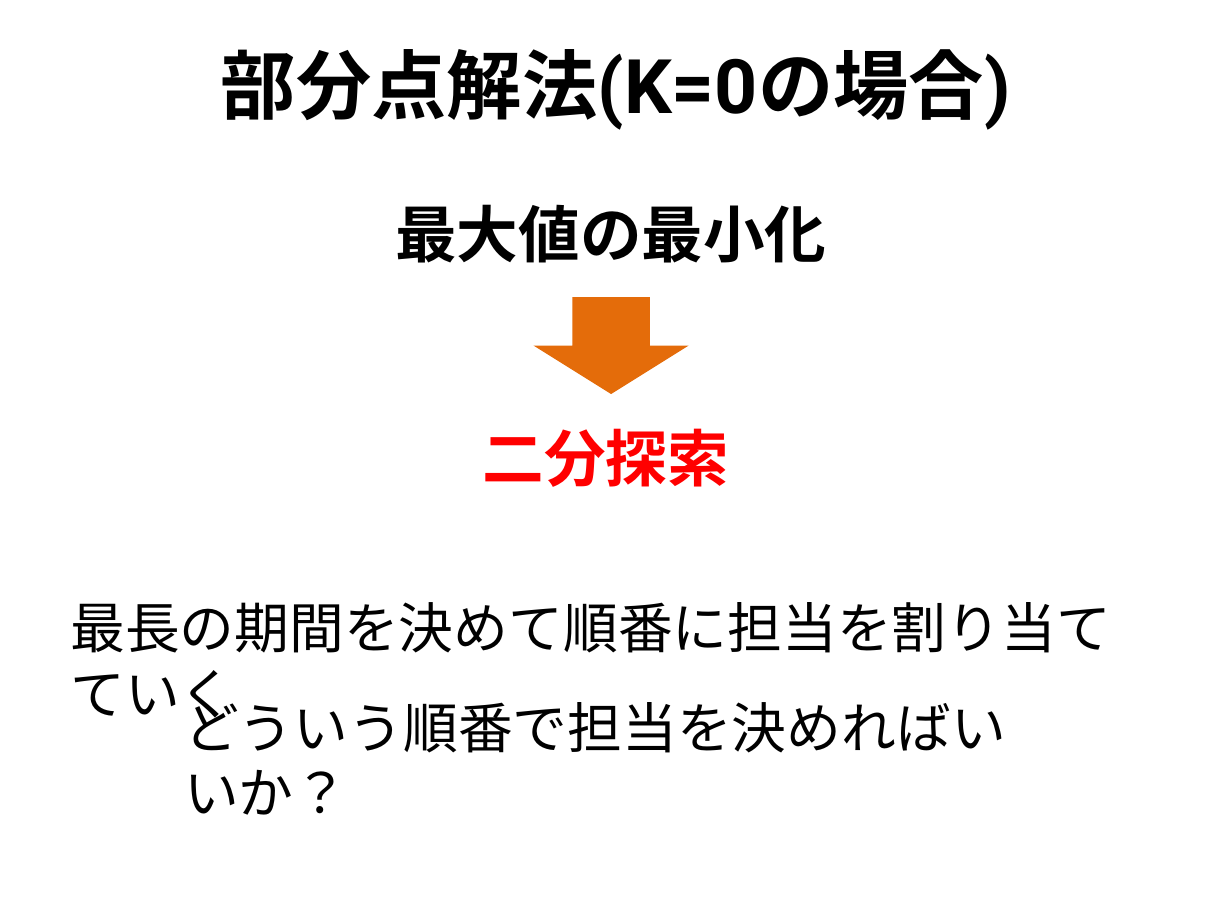
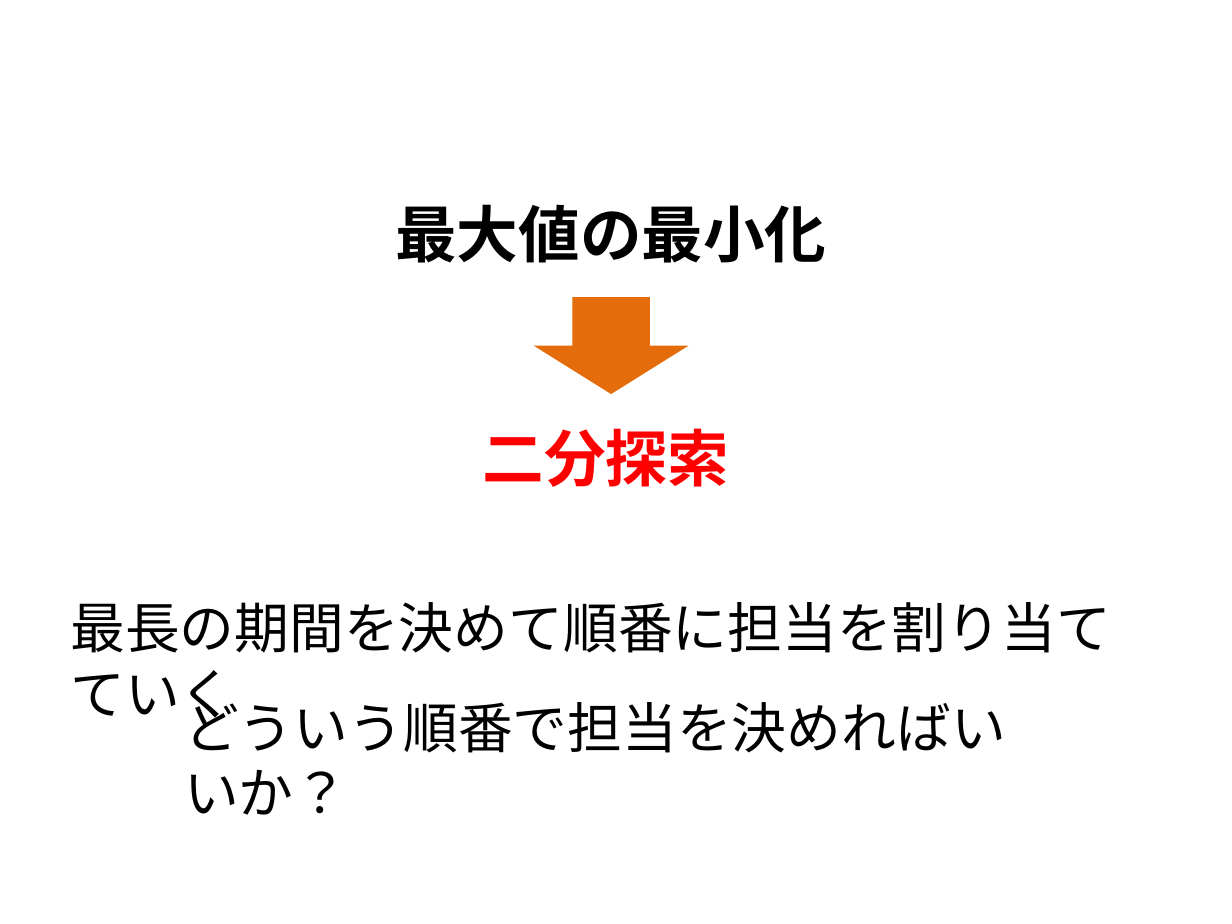
Before and after one commit to utpcjp/utpcjp.github.com, a slide deck: slide 3 of 2013/slides/G.pptx (slide 2 before the commit). Drawn at 1232x924 pixels with LibreOffice and Linux fonts; fonts in the diff are those of the drawing; grey boxes stand for pictures. Boxes give left, top, right and bottom in pixels: in the first picture for what was removed or moved away, otherwise in the second. Text is boxed around its words. In the diff, an @@ line names an element or a change of style, - is before the commit and + after.

```diff
--- a/2013/slides/G.pptx
+++ b/2013/slides/G.pptx
@@ title removed at (x1=221, y1=49, x2=1011, y2=130) @@
-部分点解法(K=0の場合)
```
Also in this commit, not shown: 3 other slides changed, 5 slides added, 1 slide removed, 6 other files.
